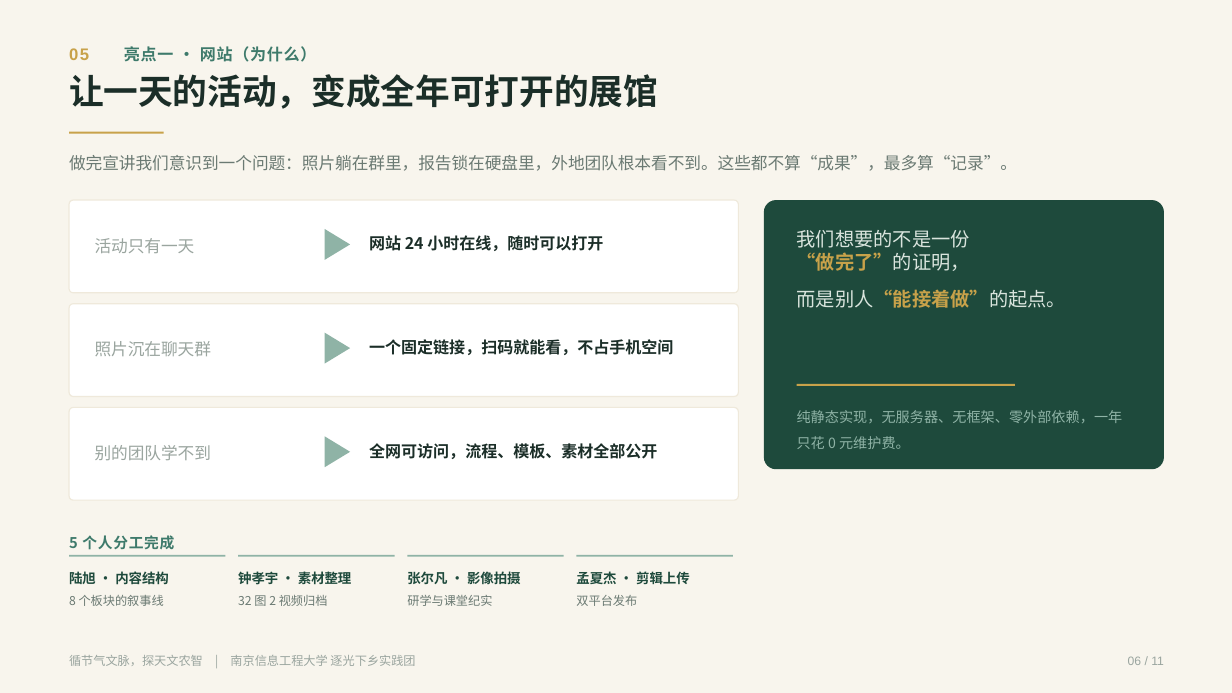
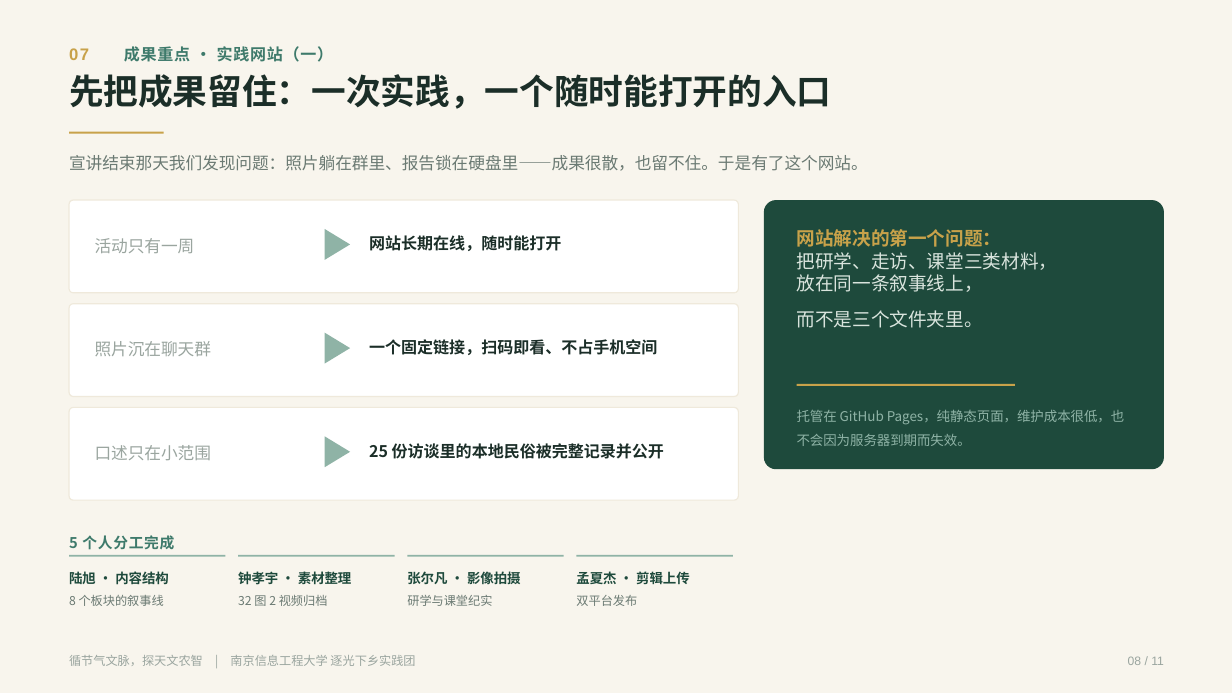
Before and after one commit to Xulu-Debug/jieqi-site, a slide deck: slide 8 of docs/答辩/答辩PPT-5分钟.pptx (slide 6 before the commit). Drawn at 1232x693 pixels with LibreOffice and Linux fonts; fonts in the diff are those of the drawing. Boxes give left, top, right and bottom in pixels: in the first picture for what was removed or moved away, otherwise in the second. Text is boxed around its words. In the diff, an @@ line names an element or a change of style, - is before the commit and + after.

```diff
--- a/docs/答辩/答辩PPT-5分钟.pptx
+++ b/docs/答辩/答辩PPT-5分钟.pptx
@@ text at (x1=69, y1=46, x2=334, y2=62): text changed @@
-05 亮点一 · 网站（为什么）
+07 成果重点 · 实践网站（一）
@@ text at (x1=69, y1=74, x2=831, y2=109): text changed @@
-让一天的活动，变成全年可打开的展馆
+先把成果留住：一次实践，一个随时能打开的入口
@@ text at (x1=69, y1=155, x2=868, y2=171): text changed @@
-做完宣讲我们意识到一个问题：照片躺在群里，报告锁在硬盘里，外地团队根本看不到。这些都不算“成果”，最多算“记录”。
+宣讲结束那天我们发现问题：照片躺在群里、报告锁在硬盘里——成果很散，也留不住。于是有了这个网站。
@@ text at (x1=95, y1=238, x2=195, y2=253): text changed @@
-活动只有一天
+活动只有一周
@@ text at (x1=369, y1=235, x2=561, y2=251): text changed @@
-网站 24 小时在线，随时可以打开
+网站长期在线，随时能打开
@@ text at (x1=797, y1=229, x2=1058, y2=328): text changed; size 15 to 14.5 pt @@
-我们想要的不是一份
-“做完了”的证明，
-而是别人“能接着做”的起点。
+网站解决的第一个问题：
+把研学、走访、课堂三类材料，
+放在同一条叙事线上，
+而不是三个文件夹里。
@@ text at (x1=369, y1=339, x2=657, y2=355): text changed @@
-一个固定链接，扫码就能看，不占手机空间
+一个固定链接，扫码即看、不占手机空间
@@ text at (x1=797, y1=410, x2=1124, y2=446): text changed; size 11 to 10.5 pt @@
-纯静态实现，无服务器、无框架、零外部依赖，一年只花 0 元维护费。
+托管在 GitHub Pages，纯静态页面，维护成本很低，也不会因为服务器到期而失效。
@@ text at (x1=95, y1=445, x2=211, y2=460): text changed @@
-别的团队学不到
+口述只在小范围
@@ text at (x1=369, y1=443, x2=664, y2=459): text changed @@
-全网可访问，流程、模板、素材全部公开
+25 份访谈里的本地民俗被完整记录并公开
```
Also in this commit, not shown: 8 other slides changed, 2 slides added, 2 slides removed.
